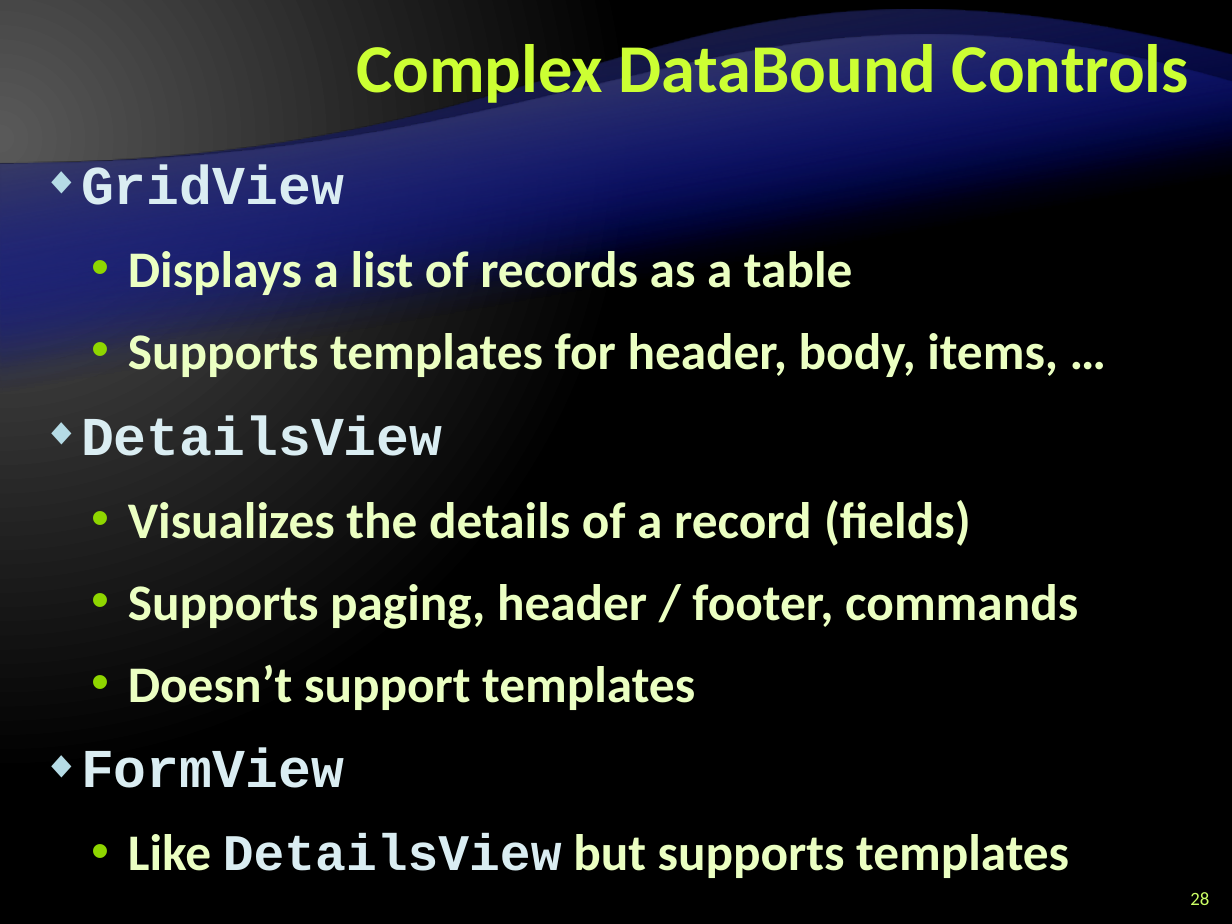
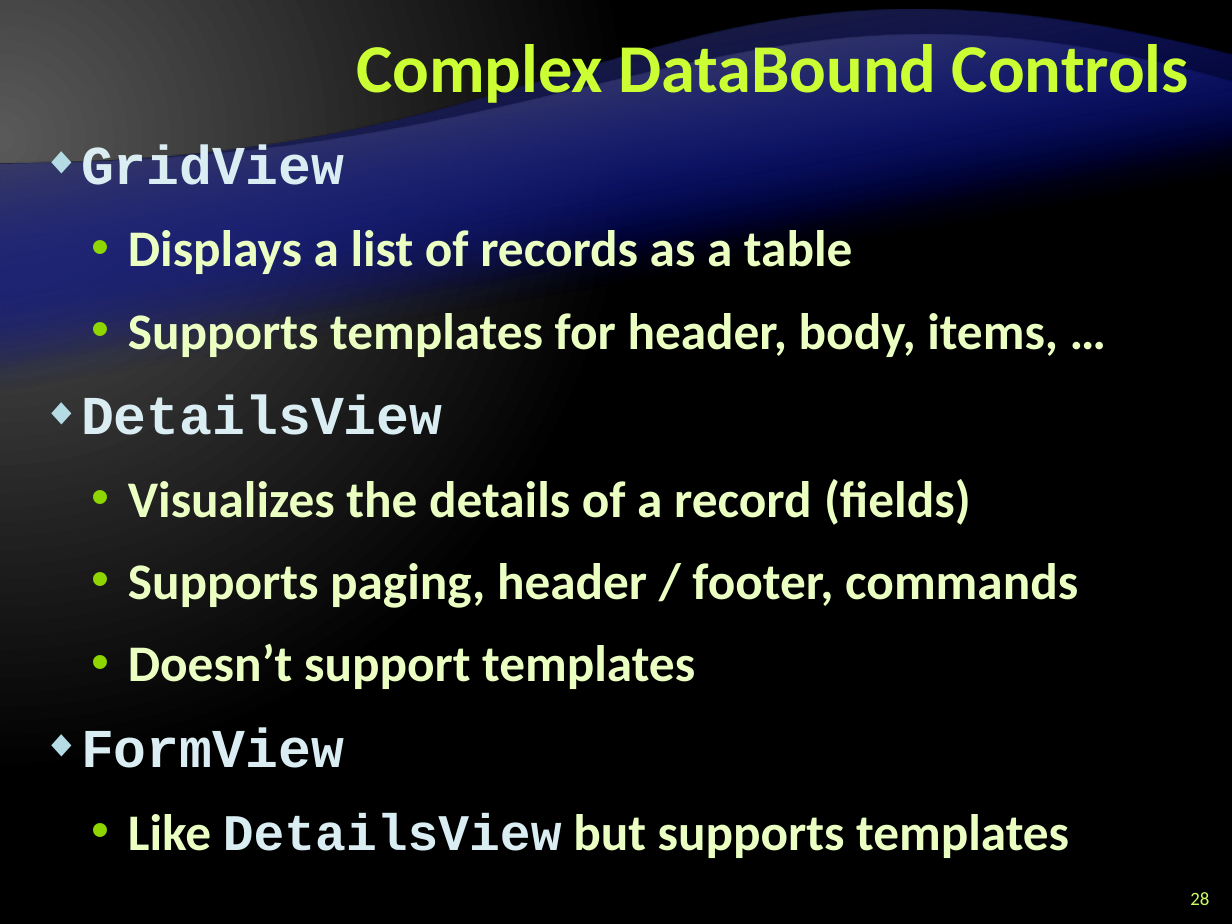
Before and after one commit to Graveheart/aspnetcourse, a slide deck: slide 28 of 2010/lectures/9. ASP.NET-Data-Binding.pptx. Drawn at 1232x924 pixels with LibreOffice and Linux fonts; fonts in the diff are those of the drawing; background and template pictures are left out. Boxes give left, top, right and bottom in pixels: in the first picture for what was removed or moved away, otherwise in the second. Text is boxed around its words. In the diff, an @@ line names an element or a change of style, - is before the commit and + after.

Commit message:
fixing the data binding lecture

```diff
--- a/2010/lectures/9. ASP.NET-Data-Binding.pptx
+++ b/2010/lectures/9. ASP.NET-Data-Binding.pptx
@@ text "GridView": place and size @@
-text "GridView" at [81,165,1078,878]
+text "GridView" at [81,144,1078,858]
```
Also in this commit, not shown: 17 other slides changed.
